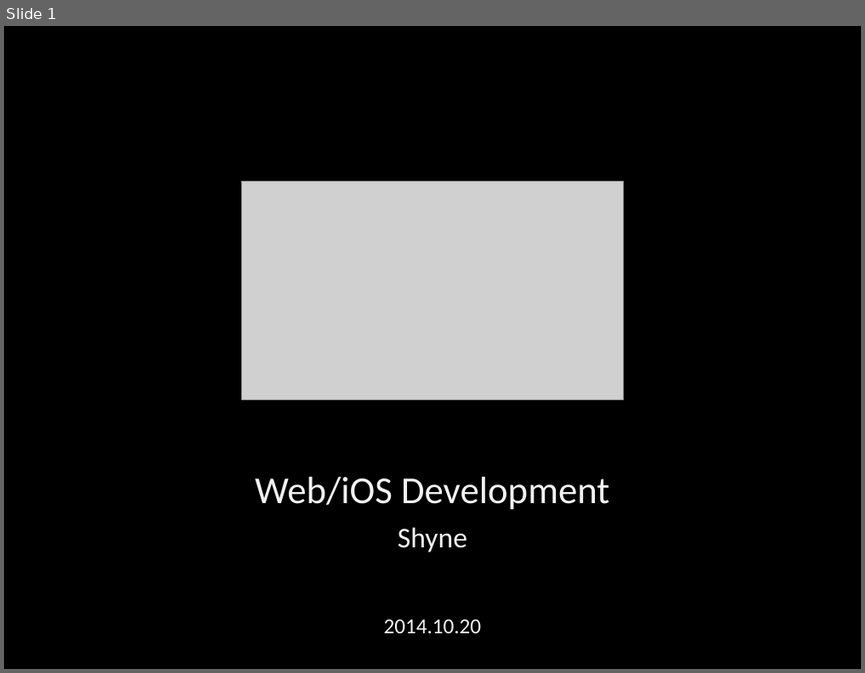
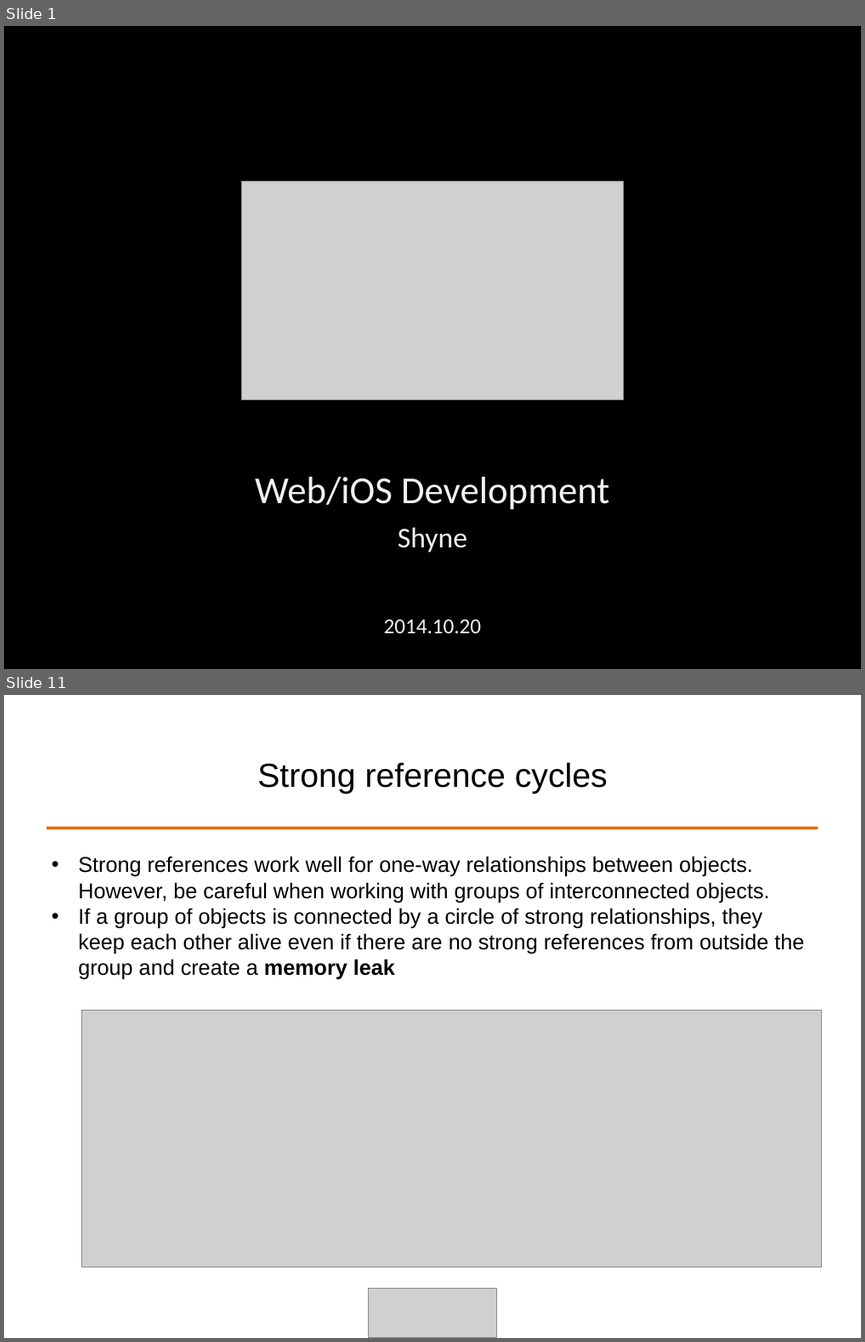
Before and after one commit to ALPHACamp/Camp-3-iOS-Dev, a slide deck: Class presentation/Week3 - Shyne/10-20-2014.ppt. Shown one above the other, each under a label of ours: slide 1 before the commit, slides 1 and 11 after it; the slides between them are not shown. The pictures are 865x673 and 865x1342 pixels, drawn with LibreOffice and Linux fonts; fonts in the diff are those of the drawing; grey boxes stand for pictures. Boxes give left, top, right and bottom in pixels: in the first picture for what was removed or moved away, otherwise in the second. Text is boxed around its words. In the diff, an @@ line names an element or a change of style, - is before the commit and + after.

```diff
--- a/Class presentation/Week3 - Shyne/10-20-2014.ppt
+++ b/Class presentation/Week3 - Shyne/10-20-2014.ppt
@@ slide 11 added at [4,695,861,1338], background #FFFFFF @@
@@ title added at [257,762,608,794], 28 pt, text #000000 @@
+Strong reference cycles
@@ line added from (46, 828) to (818, 828), #E46C0A 2.49 pt @@
@@ text added at [78,856,804,980], 18 pt, text #000000 @@
+• Strong references work well for one-way relationships between objects. However, be careful when working with groups of interconnected objects.
+• If a group of objects is connected by a circle of strong relationships, they keep each other alive even if there are no strong references from outside the group and create a memory leak
@@ picture added at [81,1009,822,1266] @@
@@ picture added at [368,1288,497,1338] @@
```
Also in this commit, not shown: 37 other slides added, 7 slides removed, 3 other files.
